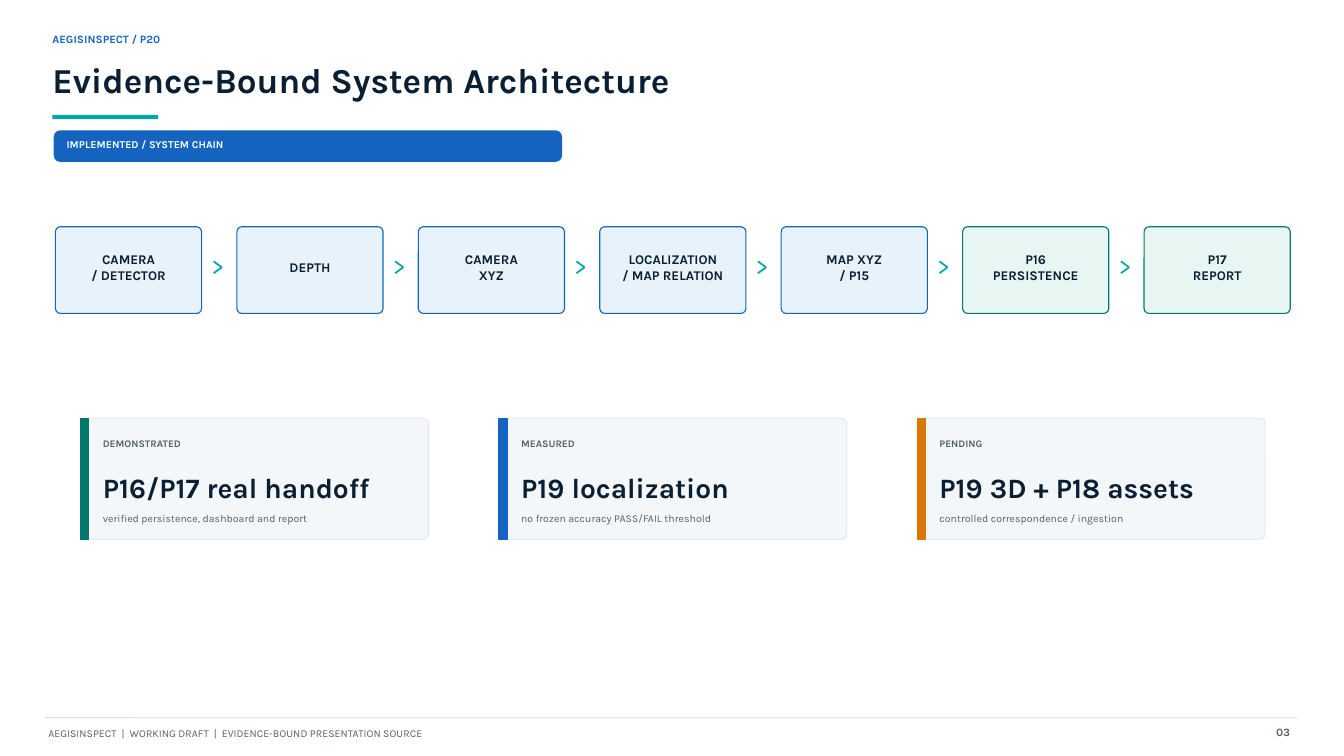
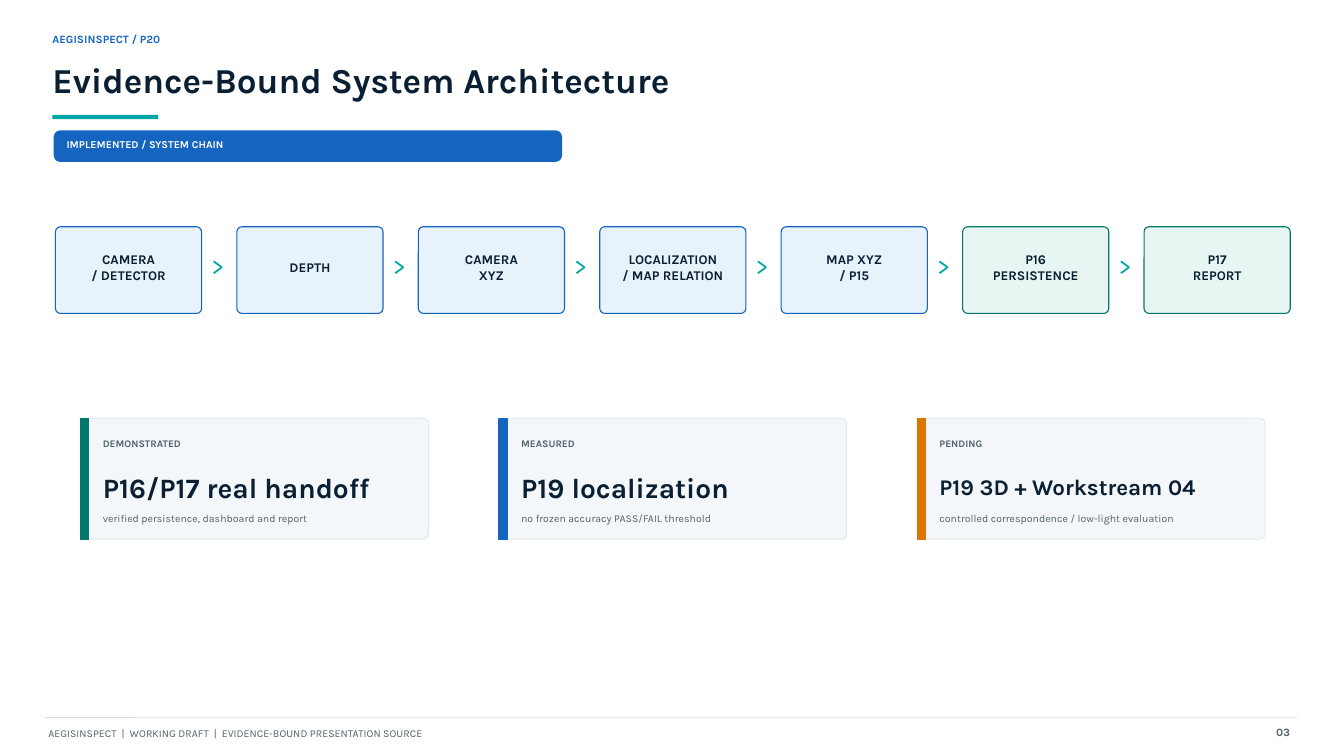
Before and after one commit to AritraAcherjee/autonomous-drone-infrastructure-inspection, a slide deck: slide 3 of outputs/presentation/AegisInspect_P20_working_draft.pptx. Drawn at 1344x756 pixels with LibreOffice and Linux fonts; fonts in the diff are those of the drawing. Boxes give left, top, right and bottom in pixels: in the first picture for what was removed or moved away, otherwise in the second. Text is boxed around its words. In the diff, an @@ line names an element or a change of style, - is before the commit and + after.

```diff
--- a/outputs/presentation/AegisInspect_P20_working_draft.pptx
+++ b/outputs/presentation/AegisInspect_P20_working_draft.pptx
@@ text at box(939, 479, 1195, 496): text changed; size 20 to 16 pt @@
-P19 3D + P18 assets
+P19 3D + Workstream 04
@@ text at box(939, 515, 1174, 525): text changed @@
-controlled correspondence / ingestion
+controlled correspondence / low-light evaluation
```
Also in this commit, not shown: 5 other slides changed, 3 other files.
